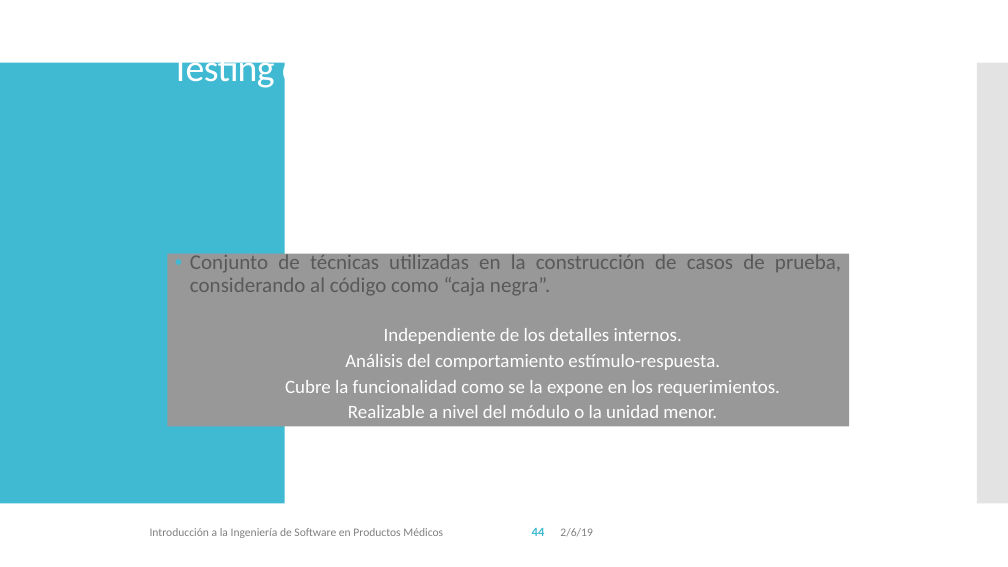
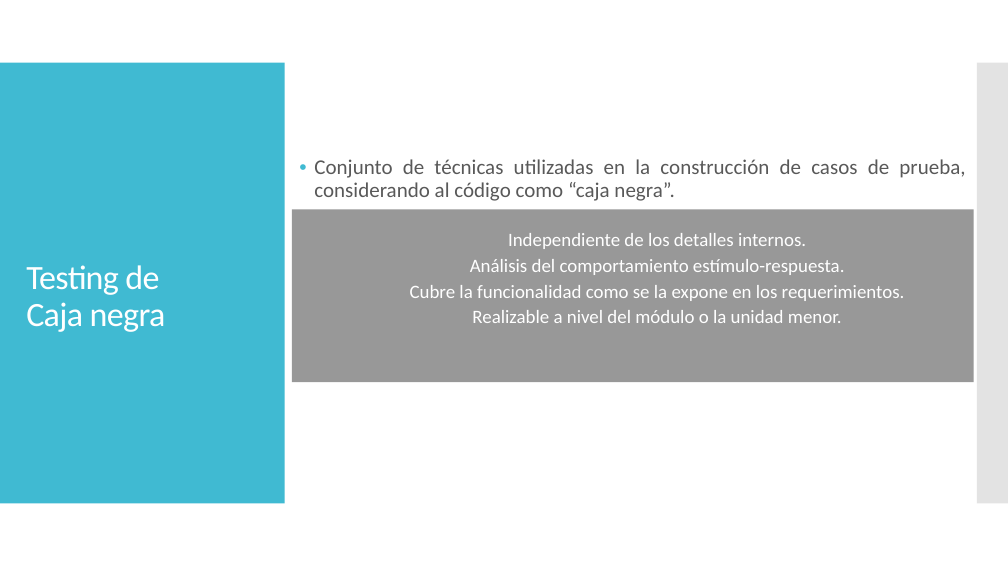
Before and after one commit to vvalotto/IS-en-Sistemas-Embebidos, a slide deck: slide 42 of 05 - IS - Pruebas.pptx (slide 44 before the commit). Drawn at 1008x567 pixels with LibreOffice and Linux fonts; fonts in the diff are those of the drawing. Boxes give left, top, right and bottom in pixels: in the first picture for what was removed or moved away, otherwise in the second. Text is boxed around its words. In the diff, an @@ line names an element or a change of style, - is before the commit and + after.

Commit message:
Pruebas de Caja Negra y Blanca, pruebas unitarias

```diff
--- a/05 - IS - Pruebas.pptx
+++ b/05 - IS - Pruebas.pptx
@@ text "Conjunto de técnicas utilizadas en ...": place and size @@
-text "Conjunto de técnicas utilizadas en ..." at [190,252,841,418]
+text "Conjunto de técnicas utilizadas en ..." at [314,159,965,323]
@@ rectangle: place and size @@
-rectangle at [167,254,849,426]
+rectangle at [292,209,974,382]
@@ title "Testing de Caja negra": place and size @@
-title "Testing de Caja negra" at [171,50,320,91]
+title "Testing de Caja negra" at [26,265,166,332]
@@ title "Testing de Caja negra" at [26,265,166,332]: size 36 to 32.4 pt @@
@@ text removed at [150,528,443,538] @@
-Introducción a la Ingeniería de Software en Productos Médicos
@@ page number removed at [532,528,545,536] @@
-44
@@ text removed at [560,528,592,537] @@
-2/6/19
```
Also in this commit, not shown: 66 other slides changed, 12 slides added, 1 slide removed, 3 other files.
